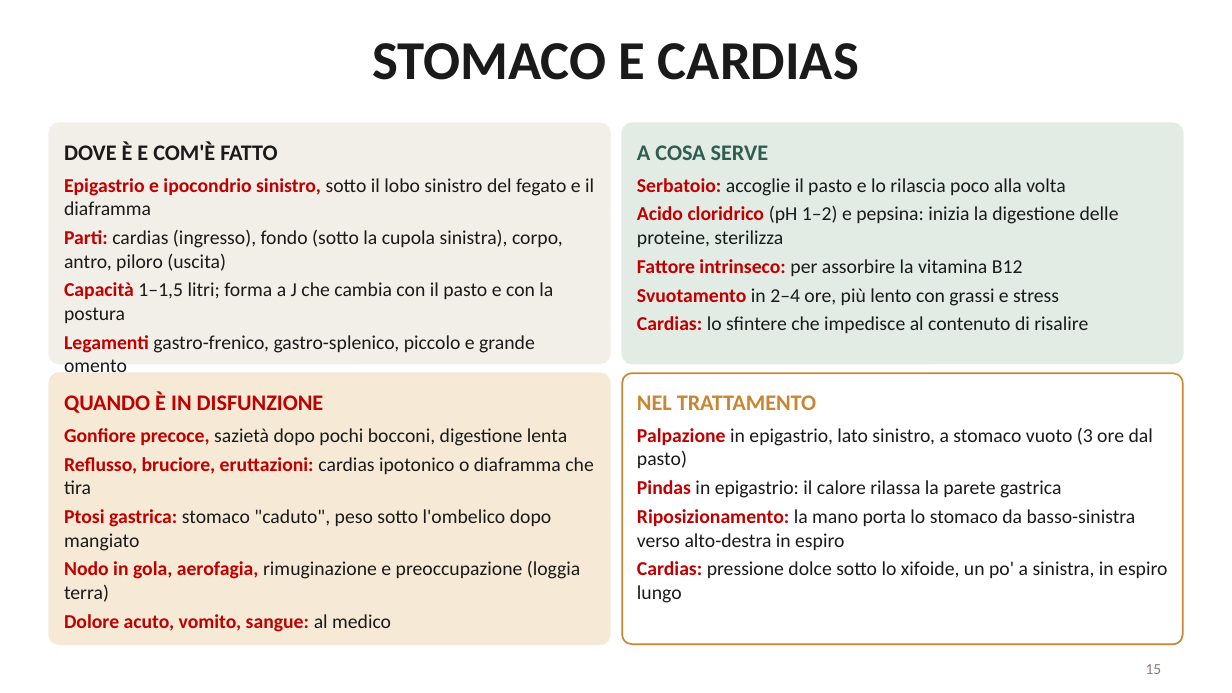
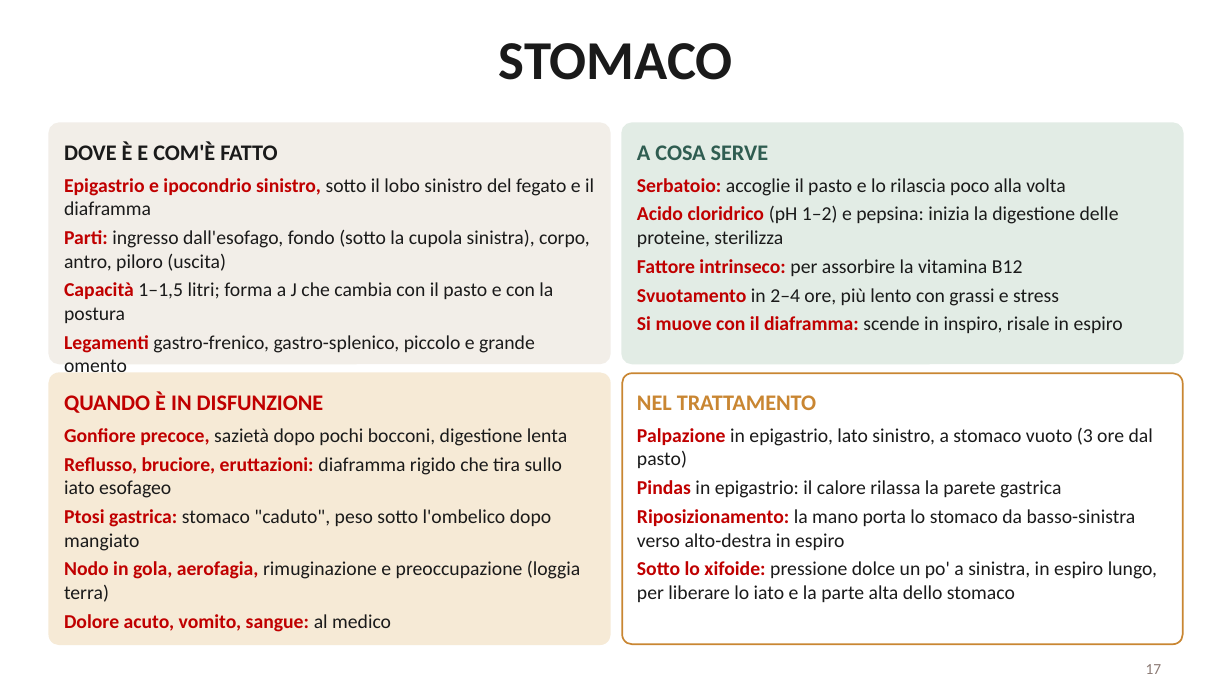
Before and after one commit to davidemcb/kinesiologia-studio, a slide deck: slide 17 of formazione/dispense/viscerale-2-livello.pptx (slide 15 before the commit). Drawn at 1232x693 pixels with LibreOffice and Linux fonts; fonts in the diff are those of the drawing. Boxes give left, top, right and bottom in pixels: in the first picture for what was removed or moved away, otherwise in the second. Text is boxed around its words. In the diff, an @@ line names an element or a change of style, - is before the commit and + after.

```diff
--- a/formazione/dispense/viscerale-2-livello.pptx
+++ b/formazione/dispense/viscerale-2-livello.pptx
@@ title at <box>499,43,733,80</box>: text changed @@
-STOMACO E CARDIAS
+STOMACO
@@ text at <box>64,230,590,271</box>: text changed @@
-• Parti: cardias (ingresso), fondo (sotto la cupola sinistra), corpo, antro, piloro (uscita)
+• Parti: ingresso dall'esofago, fondo (sotto la cupola sinistra), corpo, antro, piloro (uscita)
@@ text at <box>637,316,1123,333</box>: text changed @@
-• Cardias: lo sfintere che impedisce al contenuto di risalire
+• Si muove con il diaframma: scende in inspiro, risale in espiro
@@ text at <box>64,457,562,498</box>: text changed @@
-• Reflusso, bruciore, eruttazioni: cardias ipotonico o diaframma che tira
+• Reflusso, bruciore, eruttazioni: diaframma rigido che tira sullo iato esofageo
@@ text at <box>637,561,1157,602</box>: text changed @@
-• Cardias: pressione dolce sotto lo xifoide, un po' a sinistra, in espiro lungo
+• Sotto lo xifoide: pressione dolce un po' a sinistra, in espiro lungo, per liberare lo iato e la parte alta dello stomaco
@@ page number at <box>1146,664,1162,674</box>: text changed @@
-15
+17
```
Also in this commit, not shown: 3 other slides changed, 2 slides added.
